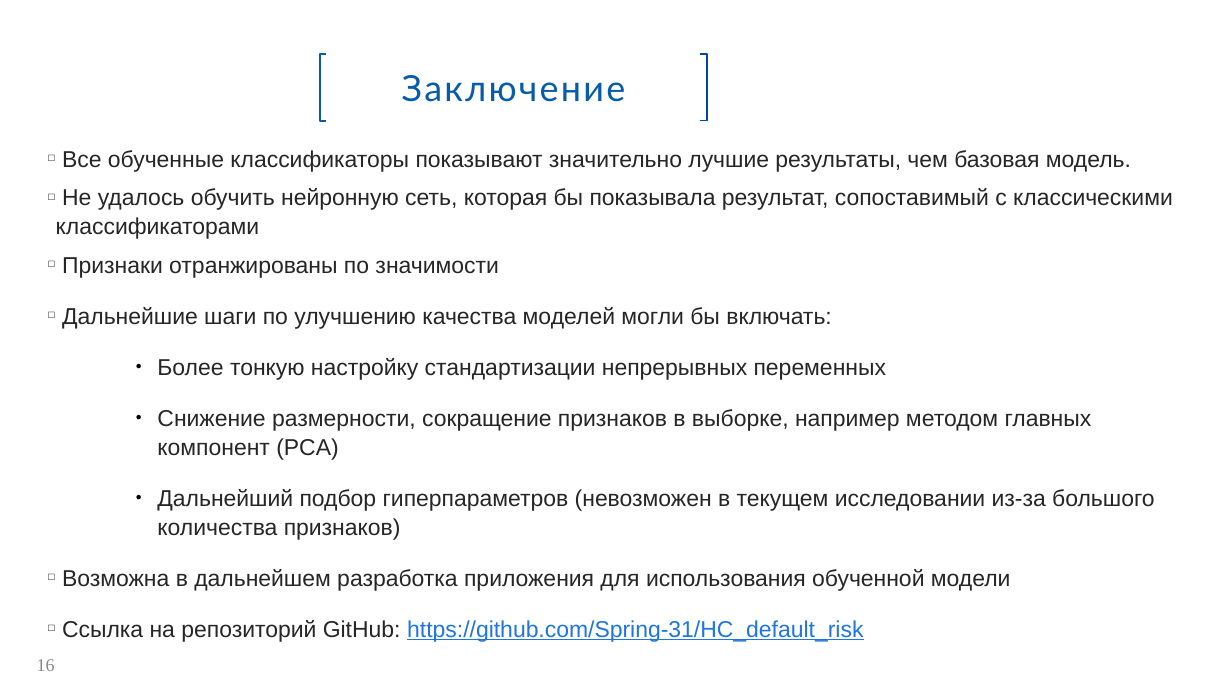
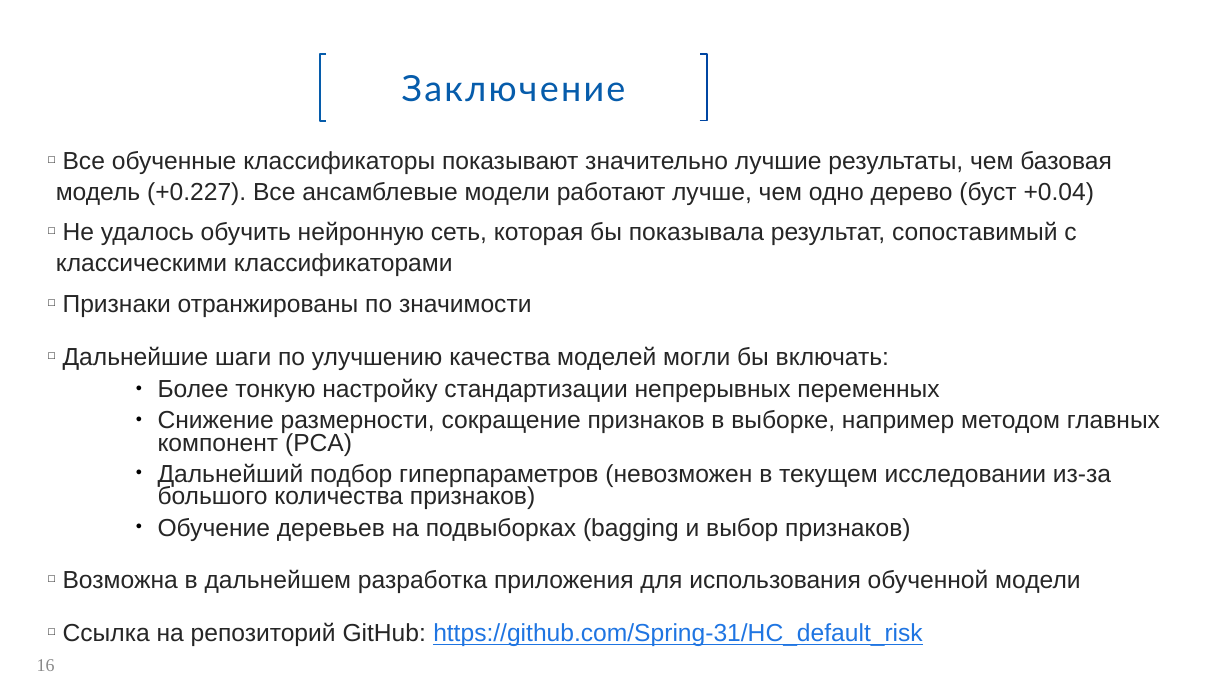
Before and after one commit to Spring-31/HC_default_risk, a slide deck: slide 16 of Прогнозирование_вероятности_дефолта.pptx. Drawn at 1232x693 pixels with LibreOffice and Linux fonts; fonts in the diff are those of the drawing; background and template pictures are left out. Boxes give left, top, right and bottom in pixels: in the first picture for what was removed or moved away, otherwise in the second. Text is boxed around its words. In the diff, an @@ line names an element or a change of style, - is before the commit and + after.

Commit message:
Update presentation

```diff
--- a/Прогнозирование_вероятности_дефолта.pptx
+++ b/Прогнозирование_вероятности_дефолта.pptx
@@ text at (56, 151, 1112, 205): text changed; size 17.8 to 19.2 pt @@
-□ Все обученные классификаторы показывают значительно лучшие результаты, чем базовая модель.
+□ Все обученные классификаторы показывают значительно лучшие результаты, чем базовая модель (+0.227). Все ансамблевые модели работают лучше, чем одно дерево (буст +0.04)
@@ text at (56, 221, 1160, 646): size 17.8 to 19.2 pt in "Не удалось обучить нейронную сеть, которая бы ...", "Признаки отранжированы по значимости", "Дальнейшие шаги по улучшению качества моделей могли ...", "Более тонкую настройку стандартизации непрерывных переменных" and 4 more places; line spacing 1.05 to 0.75; less space between paragraphs @@
@@ text at (158, 518, 910, 541): paragraph added @@
+        ● Обучение деревьев на подвыборках (bagging и выбор признаков)
```
Also in this commit, not shown: 3 other slides changed, 13 other files.
